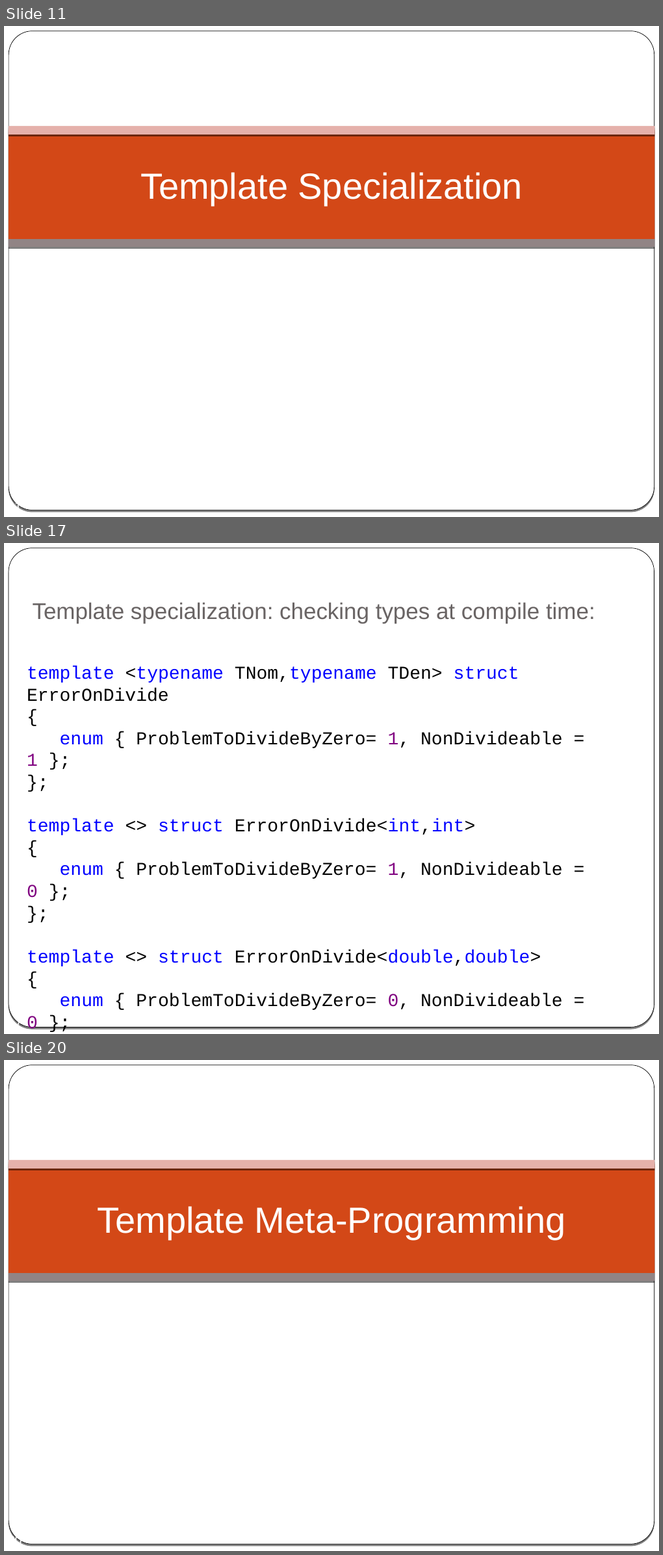
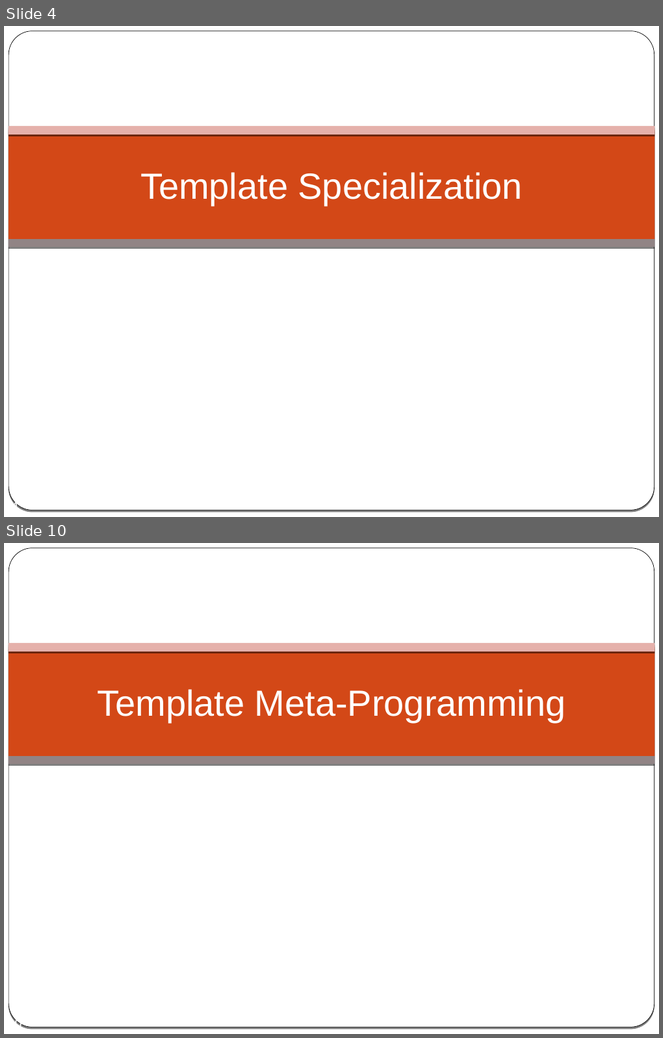
Before and after one commit to cpp-at-ariel/cpp-5779, a slide deck: 09-specializations-metaprogramming/slides.odp. Shown one above the other, each under a label of ours: slides 11, 17 and 20 before the commit, slides 4 and 10 after it; the slides between them are not shown. The pictures are 663x1555 and 663x1038 pixels, drawn with LibreOffice and Linux fonts; fonts in the diff are those of the drawing. Boxes give left, top, right and bottom in pixels: in the first picture for what was removed or moved away, otherwise in the second. Text is boxed around its words. In the diff, an @@ line names an element or a change of style, - is before the commit and + after.

Commit message:
specialization samples

```diff
--- a/09-specializations-metaprogramming/slides.odp
+++ b/09-specializations-metaprogramming/slides.odp
@@ slide 17 removed at <box>4,543,659,1034</box>, background gradient #000000 to #FFFFFF; not listed: 2 template elements that a slide beside it also shows @@
@@ title removed at <box>33,602,596,624</box> @@
-Template specialization: checking types at compile time:
@@ text removed at <box>27,666,563,1010</box> @@
-template <typename TNom,typename TDen> struct ErrorOnDivide
-{
-enum { ProblemToDivideByZero= 1, NonDivideable = 1 };
-};
-template <> struct ErrorOnDivide<int,int>
-{
-enum { ProblemToDivideByZero= 1, NonDivideable = 0 };
-};
-template <> struct ErrorOnDivide<double,double>
-{
-enum { ProblemToDivideByZero= 0, NonDivideable = 0 };
-};
@@ page number removed at <box>8,1018,22,1027</box> @@
-17
@@ what was slide 11 is now slide 4 @@
@@ page number at <box>11,501,18,508</box>: text changed @@
-11
+4
@@ what was slide 20 is now slide 10 @@
```
Also in this commit, not shown: 2 slides changed, 3 slides added, 12 other slides removed, 8 other files.
